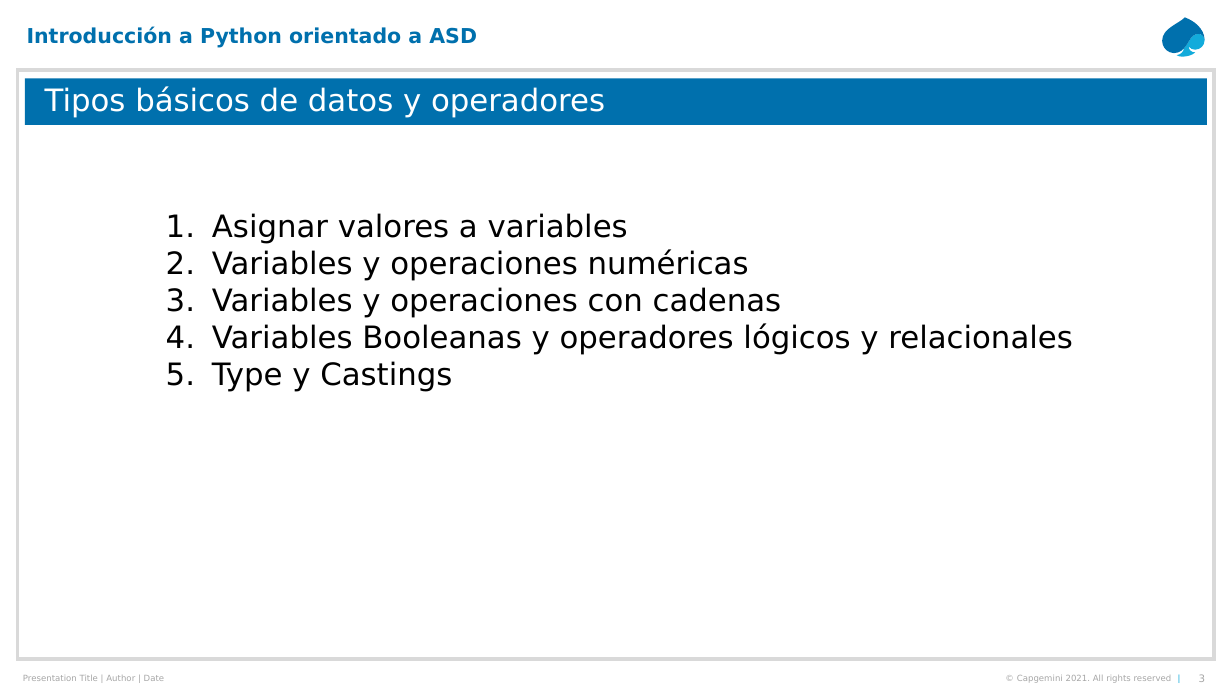
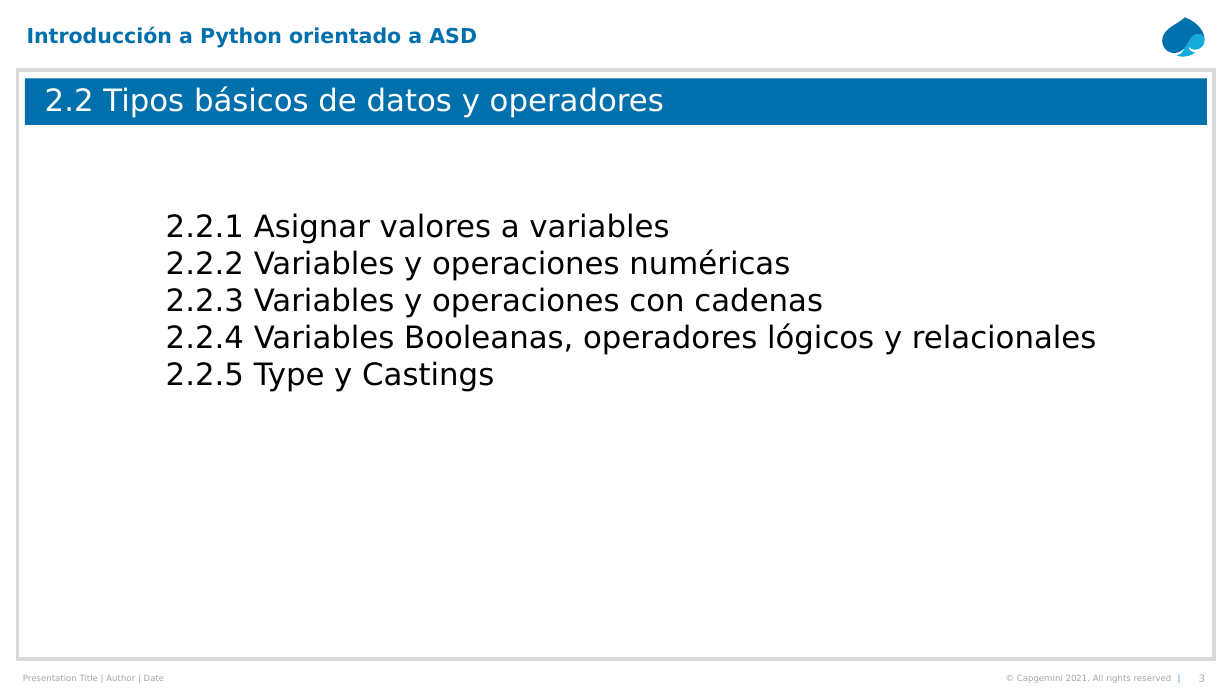
Before and after one commit to jacandau/introduccion-python, a slide deck: slide 3 of presentaciones/02-TiposBasicosSintaxisFunciones.pptx. Drawn at 1232x693 pixels with LibreOffice and Linux fonts; fonts in the diff are those of the drawing. Boxes give left, top, right and bottom in pixels: in the first picture for what was removed or moved away, otherwise in the second. Text is boxed around its words. In the diff, an @@ line names an element or a change of style, - is before the commit and + after.

```diff
--- a/presentaciones/02-TiposBasicosSintaxisFunciones.pptx
+++ b/presentaciones/02-TiposBasicosSintaxisFunciones.pptx
@@ title at bbox=[45, 86, 664, 118]: text changed @@
-Tipos básicos de datos y operadores
+2.2 Tipos básicos de datos y operadores
@@ text at bbox=[166, 213, 1096, 392]: text changed @@
-  1. Asignar valores a variables
-  2. Variables y operaciones numéricas
-  3. Variables y operaciones con cadenas
-  4. Variables Booleanas y operadores lógicos y relacionales
-  5. Type y Castings
+  2.2.1 Asignar valores a variables
+  2.2.2 Variables y operaciones numéricas
+  2.2.3 Variables y operaciones con cadenas
+  2.2.4 Variables Booleanas, operadores lógicos y relacionales
+  2.2.5 Type y Castings
```
Also in this commit, not shown: 2 other slides changed, 3 other files.
